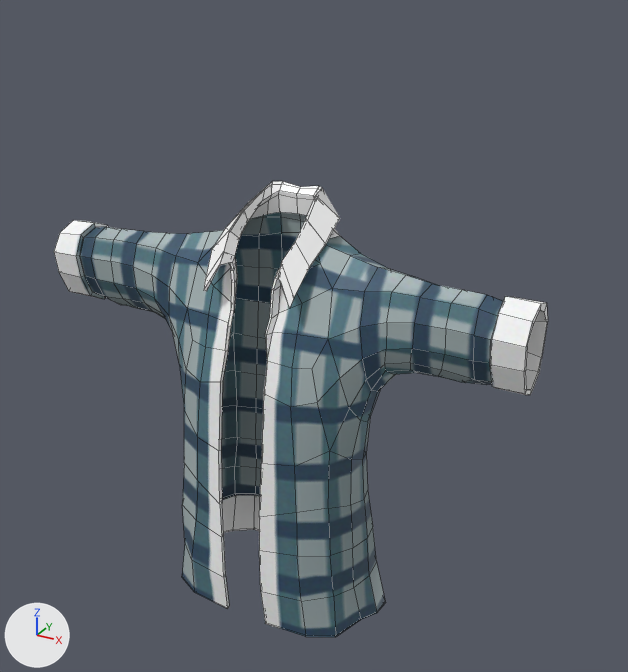
The FBX model XnaBasics/XnaBasics/Content/yifu_bone.fbx as it was, and as the next commit left it.
One viewpoint serves both versions: a 50 mm lens placed at (0.0777, -0.1216, 0.1887), pointed at (0.0074, 0.0062, 0.1248). The lights are fixed; the arrows at lower left show +X, +Y and +Z. Mesh edges are drawn as thin lines. Where no turn or scale is listed for an object, it has been applied to the vertices.

The first picture shows 'shangyi'.
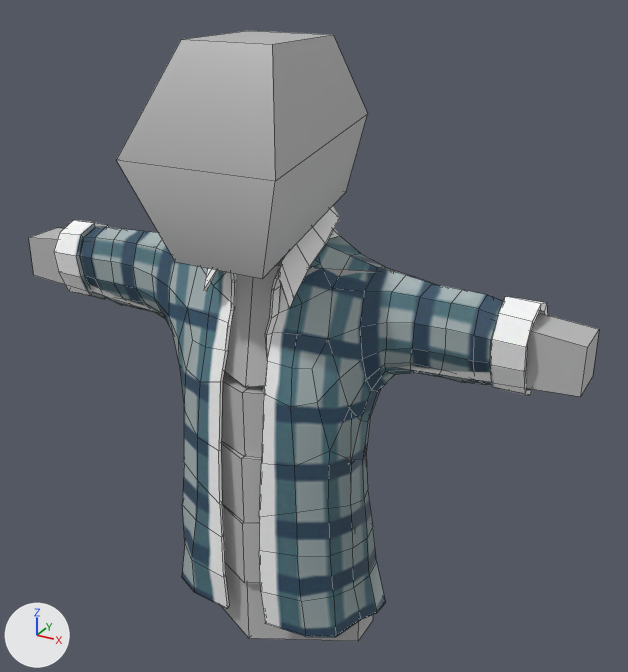
The newer file is also rescaled (x2.906), turned or shifted as a whole; pictures and numbers use the older file's frame.

Edits to the bpy script that builds the scene:
```text
Add mat_lambert1:
    mat_lambert1 = principled_material('lambert1')
    mat_lambert1.base_color = (0.5, 0.5, 0.5)  # grey #bcbcbc
Add me_waist_ncl1_1:
    me_waist_ncl1_1.from_pydata(...)  # 12 vertices, 10 faces; spans x -0.0192..0.0192, y -0.0113..0.0102, z -0.0069..0.0069
    me_waist_ncl1_1.materials.append(mat_lambert1)  # grey #bcbcbc
Add me_l_arm_ncl1_1:
    me_l_arm_ncl1_1.from_pydata([(0.0239, 0.0047, 0.19), (0.0565, 0.0029, 0.1932), (0.0239, 0.0046, 0.204), (0.0565, 0.0029, 0.2015), (0.0239, 0.0114, 0.204), (0.0565, 0.0107, 0.2015), (0.0239, 0.0112, 0.19), (0.0565, 0.0107, 0.1932)], [], [(0, 1, 3, 2), (2, 3, 5, 4), (4, 5, 7, 6), (6, 7, 1, 0), (1, 7, 5, 3), (6, 0, 2, 4)])
    me_l_arm_ncl1_1.materials.append(mat_lambert1)  # grey #bcbcbc
Add me_head_ncl1_1:
    me_head_ncl1_1.from_pydata(...)  # 12 vertices, 10 faces; spans x -0.0144..0.0144, y -0.0168..0.016, z -0.0173..0.0173
    me_head_ncl1_1.materials.append(mat_lambert1)  # grey #bcbcbc
Add me_r_arm_ncl1_1:
    me_r_arm_ncl1_1.from_pydata([(-0.0239, 0.0047, 0.19), (-0.0565, 0.0029, 0.1932), (-0.0239, 0.0046, 0.204), (-0.0565, 0.0029, 0.2015), (-0.0239, 0.0114, 0.204), (-0.0565, 0.0107, 0.2015), (-0.0239, 0.0112, 0.19), (-0.0565, 0.0107, 0.1932)], [], [(0, 1, 3, 2), (2, 3, 5, 4), (4, 5, 7, 6), (6, 7, 1, 0), (1, 7, 5, 3), (6, 0, 2, 4)])
    me_r_arm_ncl1_1.materials.append(mat_lambert1)  # grey #bcbcbc
Add me_chest_ncl1_1:
    me_chest_ncl1_1.from_pydata(...)  # 12 vertices, 10 faces; spans x -0.021..0.021, y -0.0094..0.0107, z -0.011..0.011
    me_chest_ncl1_1.materials.append(mat_lambert1)  # grey #bcbcbc
Add me_trunk1_ncl1_1:
    me_trunk1_ncl1_1.from_pydata(...)  # 12 vertices, 10 faces; spans x -0.0184..0.0184, y -0.0111..0.01, z -0.007..0.007
    me_trunk1_ncl1_1.materials.append(mat_lambert1)  # grey #bcbcbc
Add me_hip_ncl1_1:
    me_hip_ncl1_1.from_pydata(...)  # 12 vertices, 10 faces; spans x -0.0198..0.0198, y -0.0119..0.0108, z -0.0073..0.0073
    me_hip_ncl1_1.materials.append(mat_lambert1)  # grey #bcbcbc
Add me_trunk2_ncl1_1:
    me_trunk2_ncl1_1.from_pydata(...)  # 12 vertices, 10 faces; spans x -0.0184..0.0184, y -0.01..0.01, z -0.0066..0.0066
    me_trunk2_ncl1_1.materials.append(mat_lambert1)  # grey #bcbcbc
Add ob_waist:
    ob_waist = bpy.data.objects.new('waist', me_waist_ncl1_1)
    ob_waist.location = (0.0, 0.0029, 0.0833)
Add ob_l_arm:
    ob_l_arm = bpy.data.objects.new('L_arm', me_l_arm_ncl1_1)
    ob_l_arm.location = (0.0, -0.0018, -0.0661)
Add ob_head:
    ob_head = bpy.data.objects.new('head', me_head_ncl1_1)
    ob_head.location = (0.0, -0.0011, 0.1593)
Add ob_r_arm:
    ob_r_arm = bpy.data.objects.new('R_arm', me_r_arm_ncl1_1)
    ob_r_arm.location = (0.0, -0.0018, -0.0661)
Add ob_chest:
    ob_chest = bpy.data.objects.new('chest', me_chest_ncl1_1)
    ob_chest.location = (0.0, 0.0037, 0.1288)
Add ob_trunk1:
    ob_trunk1 = bpy.data.objects.new('trunk1', me_trunk1_ncl1_1)
    ob_trunk1.location = (0.0, 0.0032, 0.0972)
Add ob_hip:
    ob_hip = bpy.data.objects.new('hip', me_hip_ncl1_1)
    ob_hip.location = (0.0, 0.0043, 0.069)
Add ob_trunk2:
    ob_trunk2 = bpy.data.objects.new('trunk2', me_trunk2_ncl1_1)
    ob_trunk2.location = (0.0, 0.0032, 0.1106)
```

Boxes [x1, y1, x2, y2] around the edits, measured in the pictures (628 x 672 px):
'head', added: after [117, 31, 367, 279]
'L_arm', added: after [400, 314, 599, 397]
'chest', added: after [225, 255, 375, 387]
'trunk2', added: after [221, 371, 351, 462]
'hip', added: after [222, 563, 373, 641]
'trunk1', added: after [221, 440, 262, 523]
'waist', added: after [222, 503, 260, 583]
'R_arm', added: after [29, 228, 156, 312]
